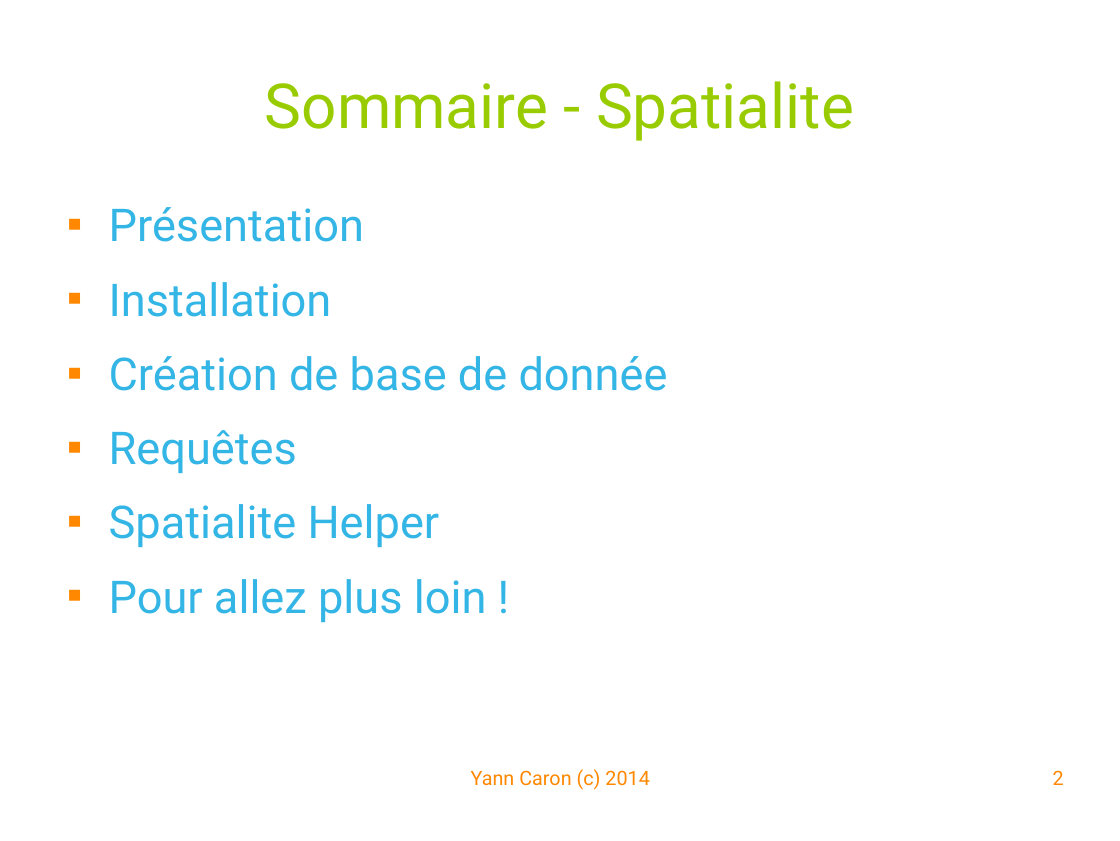
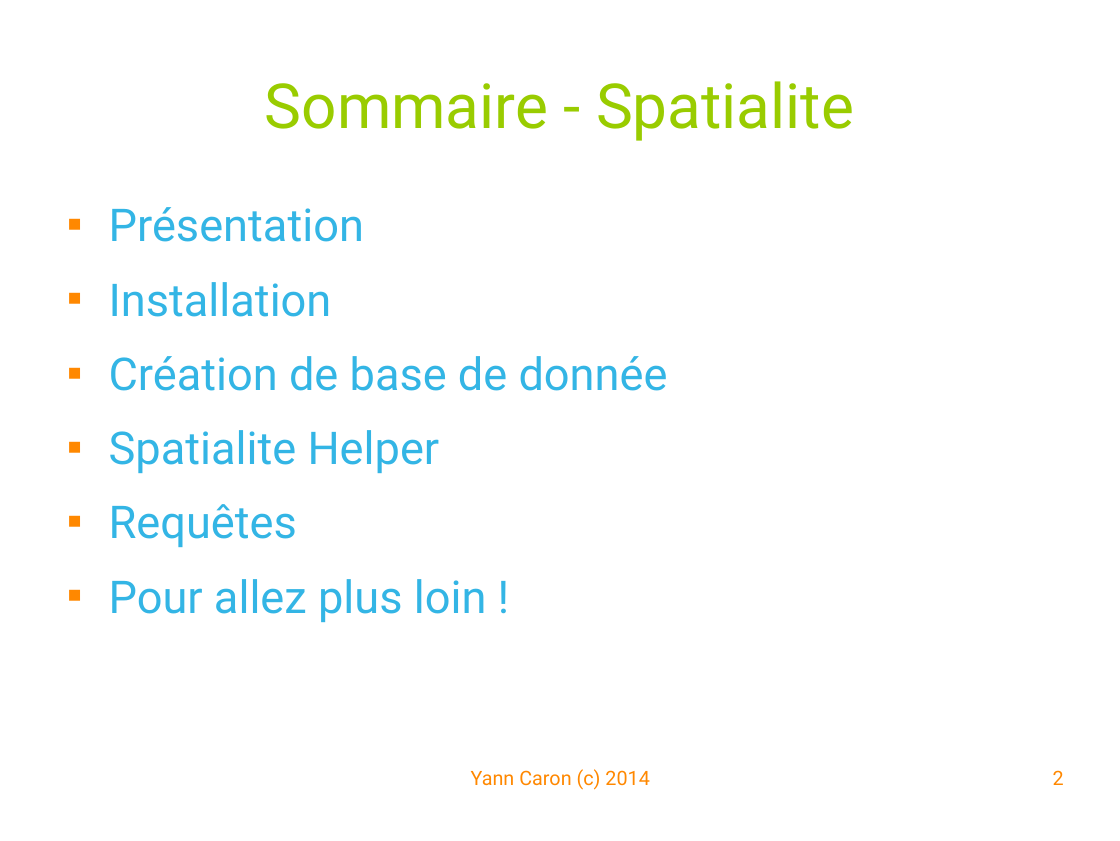
Before and after one commit to YannCaron/Android-ENSG, a slide deck: slide 2 of 10 - Spatialite.odp. Drawn at 1120x841 pixels with LibreOffice and Linux fonts; fonts in the diff are those of the drawing; background and template pictures are left out. Boxes give left, top, right and bottom in pixels: in the first picture for what was removed or moved away, otherwise in the second. Text is boxed around its words. In the diff, an @@ line names an element or a change of style, - is before the commit and + after.

```diff
--- a/10 - Spatialite.odp
+++ b/10 - Spatialite.odp
@@ text at (x1=109, y1=430, x2=440, y2=473): paragraph added @@
+■ Spatialite Helper
@@ text at (x1=109, y1=504, x2=440, y2=547): paragraph removed @@
-■ Spatialite Helper
```
Also in this commit, not shown: 1 other slide changed, 4 slides added, 1 other file.
